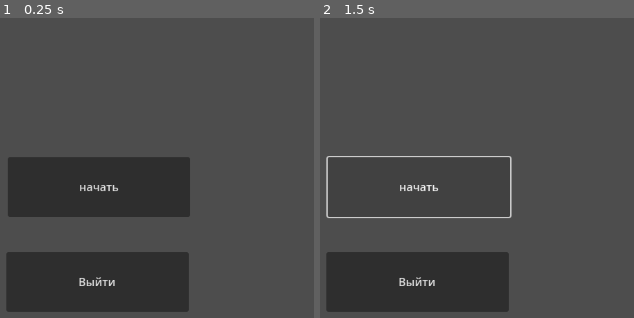
Above: before the commit, frames 1-2 (left to right).
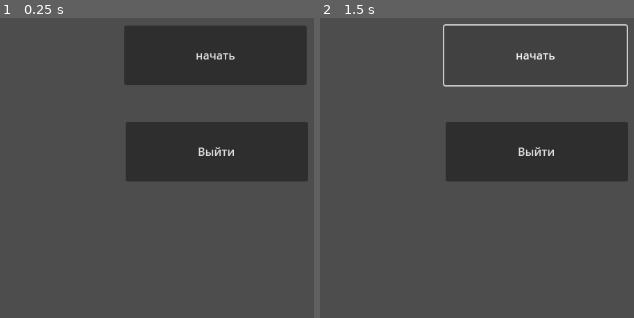
Above: after the commit, the same moments.

Repository: pojalustayuidi/Safety-madness
Game: Godot game, scene res://node_2d.tscn
Two runs of this game, one before a commit and one after it. Both use one fixed random seed, a clock stepped at 60 frames per second and the inputs below. The project has no main scene, so this scene is started directly.
Inputs:
- Up to frame 1 (0.25 s): no input
- Up to frame 2 (1.5 s): click "начать" at 0.5 s; click "начать" at 1.25 s

The runs differ from the first frame. In frame 1, 42% of the frame differs, in the area x 2-99%, y 2-98%; in frame 2, 23%.

Commit message:
2423
кц

Diff:
--- a/node_2d.tscn
+++ b/node_2d.tscn
@@ -3,15 +3,15 @@
 [node name="Node2D" type="Node2D"]
 
 [node name="Играть" type="Button" parent="."]
-offset_left = 226.0
-offset_top = 289.0
-offset_right = 489.0
-offset_bottom = 375.0
+offset_left = 394.0
+offset_top = 99.0
+offset_right = 657.0
+offset_bottom = 185.0
 text = "начать"
 
 [node name="Выйти" type="Button" parent="."]
-offset_left = 224.0
-offset_top = 426.0
-offset_right = 487.0
-offset_bottom = 512.0
+offset_left = 396.0
+offset_top = 238.0
+offset_right = 659.0
+offset_bottom = 324.0
 text = "Выйти"
--- /dev/null
+++ b/node_test2d.tscn
@@ -0,0 +1,11 @@
+[gd_scene format=3 uid="uid://casxukuifvcdr"]
+
+[node name="Node2D" type="Node2D"]
+
+[node name="Button" type="Button" parent="."]
+offset_left = 178.0
+offset_top = 366.0
+offset_right = 950.0
+offset_bottom = 570.0
+theme_override_font_sizes/font_size = 32
+text = "4212"
